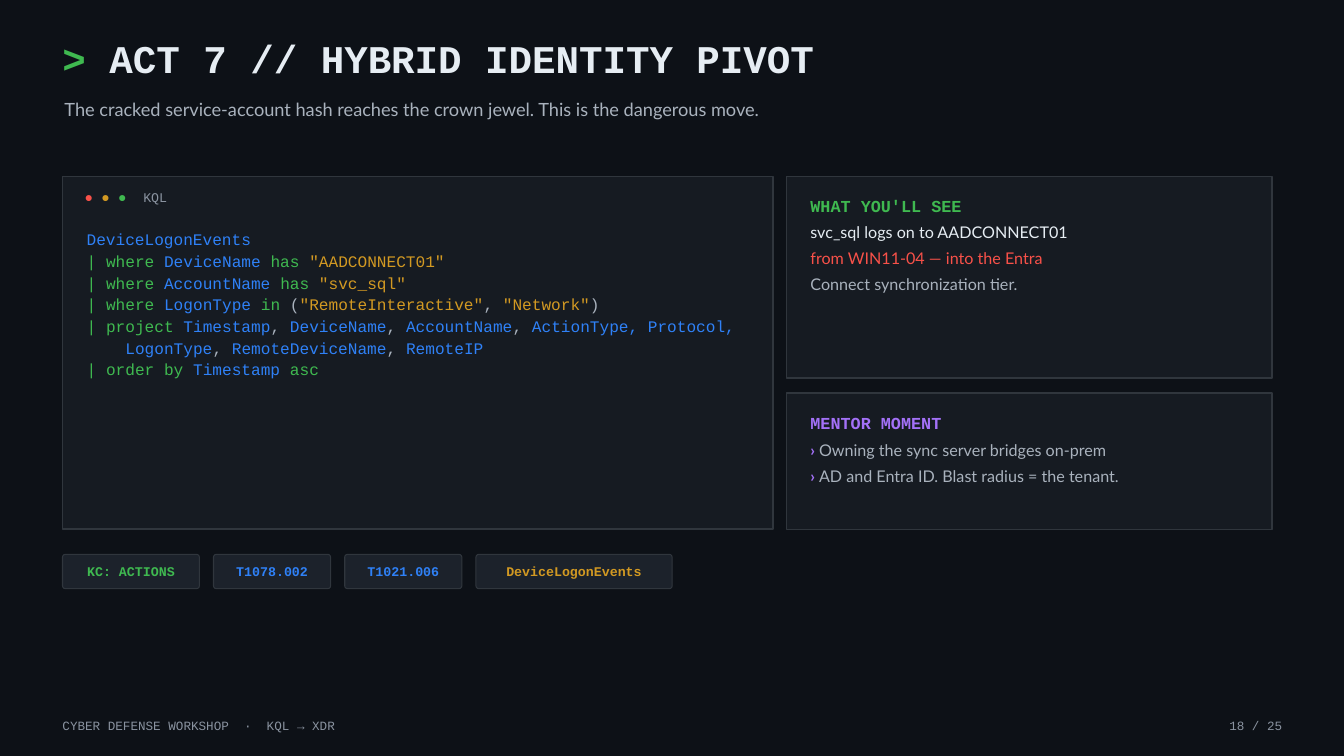
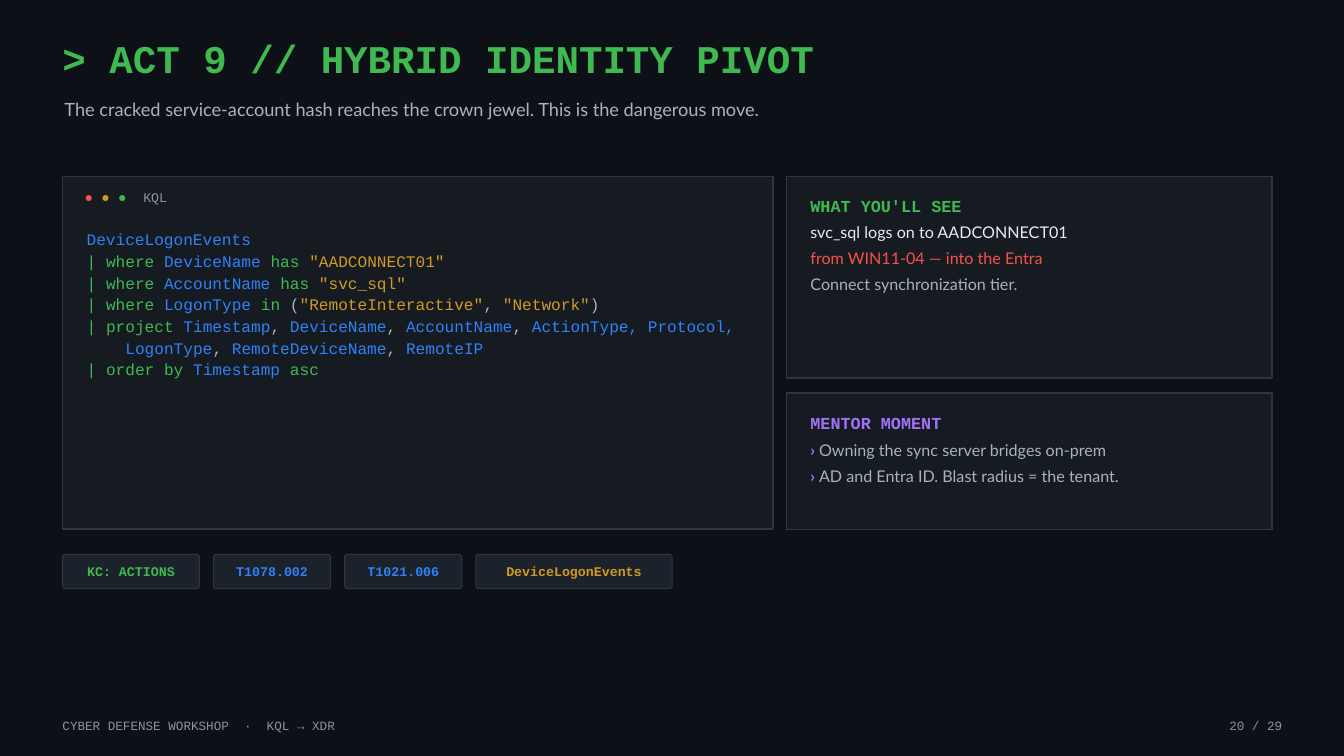
Before and after one commit to dcodev1702/Cyber-Defense-Workshop-ADX, a slide deck: slide 20 of STUDENT-GUIDES/Cyber_Defense_KQL_Workshop_v2.pptx (slide 18 before the commit). Drawn at 1344x756 pixels with LibreOffice and Linux fonts; fonts in the diff are those of the drawing. Boxes give left, top, right and bottom in pixels: in the first picture for what was removed or moved away, otherwise in the second. Text is boxed around its words. In the diff, an @@ line names an element or a change of style, - is before the commit and + after.

```diff
--- a/STUDENT-GUIDES/Cyber_Defense_KQL_Workshop_v2.pptx
+++ b/STUDENT-GUIDES/Cyber_Defense_KQL_Workshop_v2.pptx
@@ text at <box>109,47,813,74</box>: text changed; text colour #E6EDF3 to #3FB950 @@
-> ACT 7 // HYBRID IDENTITY PIVOT
+> ACT 9 // HYBRID IDENTITY PIVOT
@@ text at <box>1229,721,1282,730</box>: text changed @@
-18 / 25
+20 / 29
```
Also in this commit, not shown: 24 other slides changed, 4 slides added.
